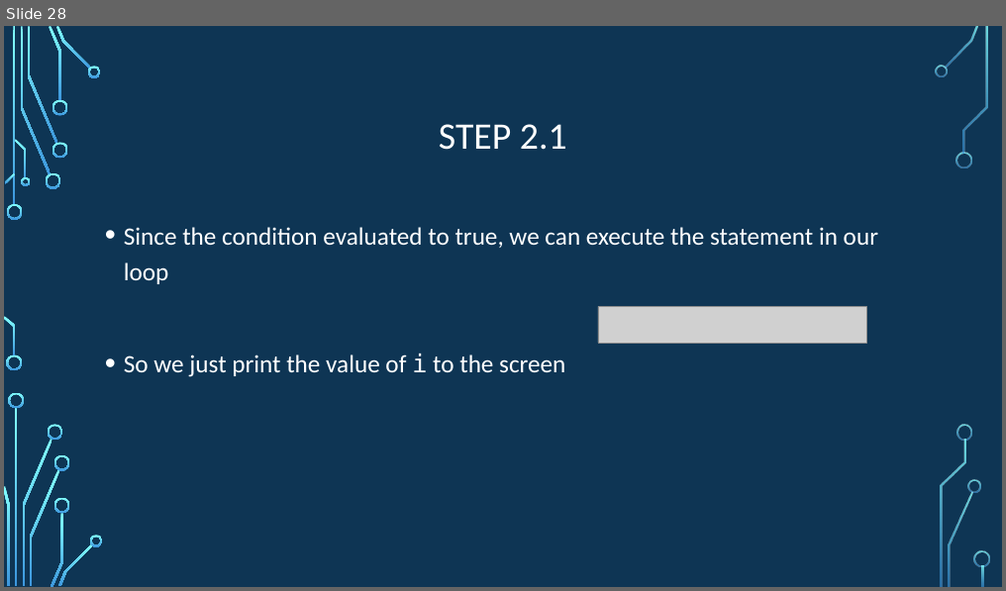
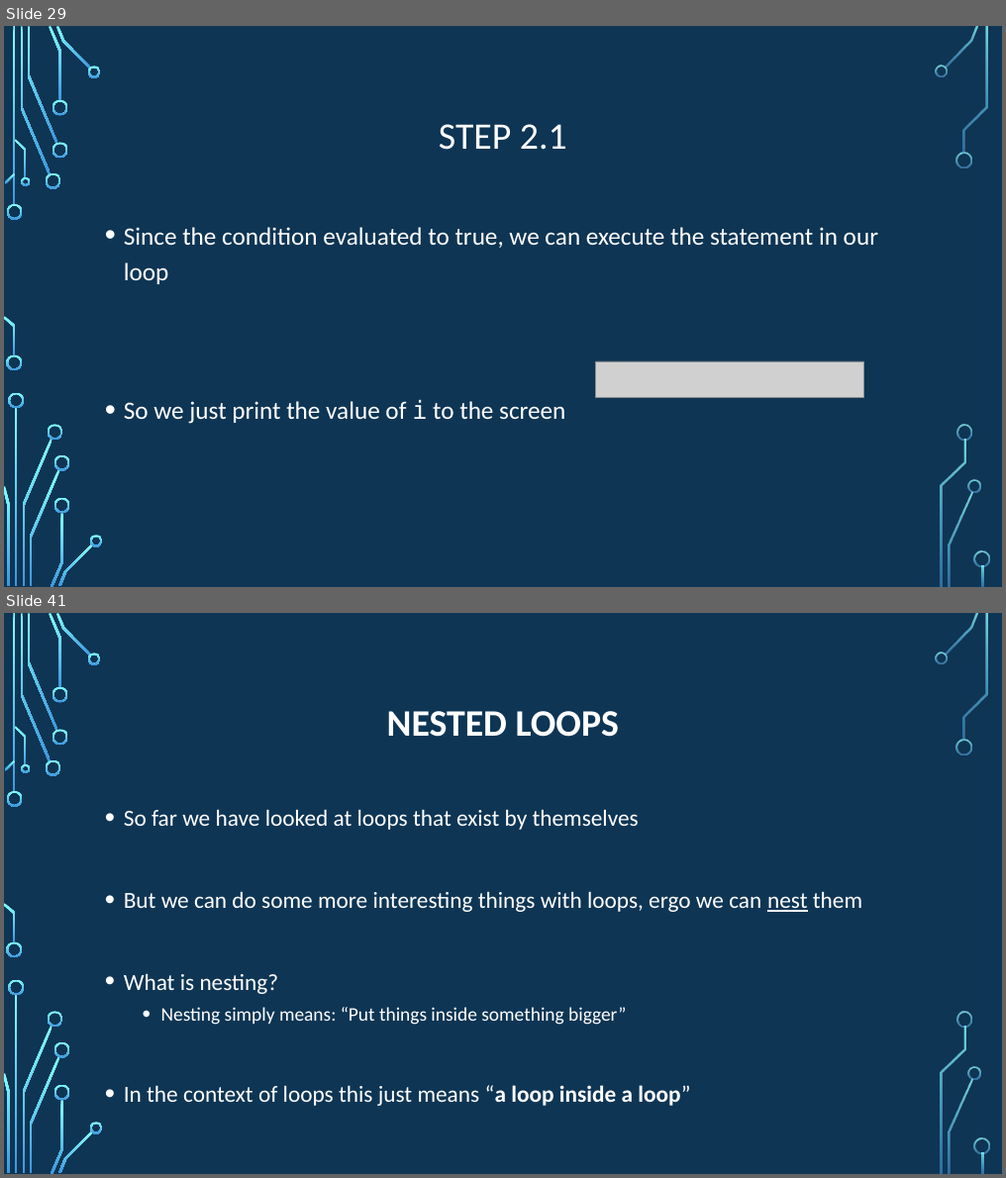
Before and after one commit to psypdt/ZIS_C-_Summer_Course_2019, a slide deck: Day_3/Day_3.pptx. Shown one above the other, each under a label of ours: slide 28 before the commit, slides 29 and 41 after it; the slides between them are not shown. The pictures are 1006x591 and 1006x1178 pixels, drawn with LibreOffice and Linux fonts; fonts in the diff are those of the drawing; grey boxes stand for pictures; background and template pictures are left out. Boxes give left, top, right and bottom in pixels: in the first picture for what was removed or moved away, otherwise in the second. Text is boxed around its words. In the diff, an @@ line names an element or a change of style, - is before the commit and + after.

```diff
--- a/Day_3/Day_3.pptx
+++ b/Day_3/Day_3.pptx
@@ slide 41 added at (x1=4, y1=613, x2=1002, y2=1174), background picture (left out); not listed: 36 template elements that a slide beside it also shows @@
@@ title added at (x1=387, y1=711, x2=619, y2=737), 36 pt, text #FFFFFF, bold @@
+NESTED LOOPS
@@ text added at (x1=124, y1=809, x2=862, y2=1106), 22.2 pt, text #FFFFFF @@
+• So far we have looked at loops that exist by themselves
+• But we can do some more interesting things with loops, ergo we can nest them
+• What is nesting?
+  • Nesting simply means: “Put things inside something bigger”
+• In the context of loops this just means “a loop inside a loop”
@@ what was slide 28 is now slide 29 @@
@@ slide 29 changed as well @@
@@ text "Since the condition evaluated to ..." rewrapped from (x1=124, y1=227, x2=878, y2=377) to (x1=124, y1=227, x2=878, y2=424) @@
@@ picture moved from (x1=598, y1=307, x2=867, y2=343) to (x1=595, y1=362, x2=864, y2=397) @@
```
Also in this commit, not shown: 7 other slides changed, 17 other slides added, 1 other file.
